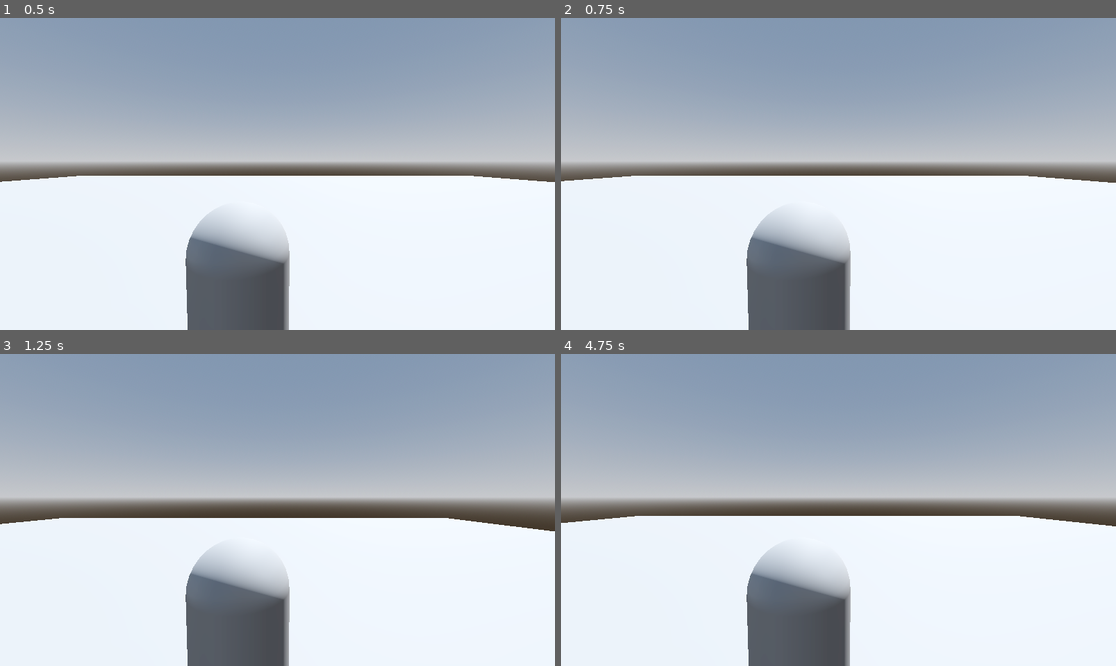
Above: before the commit, frames 1-4 (two rows, left to right).
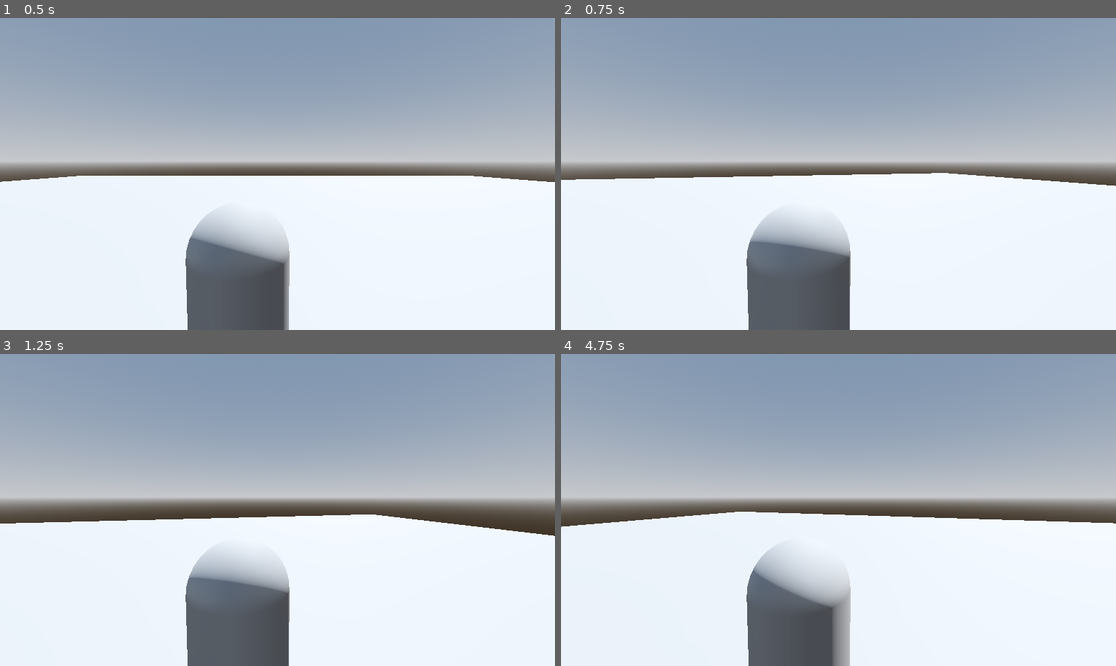
Above: after the commit, the same moments.

Repository: AlexanderMendivil/robo-rampage
Game: Godot game, scene res://levels/SandBox.tscn
Same seed, same stepped clock (60 frames per second), same inputs: the game is played once before the commit and once after it.
Inputs (mouse positions are in pixels of both pictures, inside the frame that each line leads up to):
- Up to frame 1 (0.5 s): no input
- Up to frame 2 (0.75 s): tap Enter at 0.5 s; move the mouse to (960, 158) at 0.52 s; hold D (move_right) from 0.53 s (still down)
- Up to frame 3 (1.25 s): keep holding D (move_right); tap Space (jump) at 0.77 s
- Up to frame 4 (4.75 s): move the mouse to (727, 525) at 1.27 s; release D (move_right) at 1.28 s; hold S (move_back) 1.28-2.03 s; tap Space (jump) at 1.52, 3.02, 3.77, 4.52 s; move the mouse to (894, 441) at 2.02 s; hold D (move_right) 2.03-2.78 s; move the mouse to (810, 572) at 2.77 s; hold W (move_forward) 2.78-3.53 s; move the mouse to (1005, 556) at 3.52 s; hold A (move_left) from 3.53 s (still down); tap Escape (ui_cancel) at 4.15 s; move the mouse to (672, 463) at 4.27 s

Frame 1 is identical in both runs. In frame 2, 1.1% of the frame differs, in the area x 0-100%, y 49-100%; in frame 3, 1.4%; in frame 4, 2.1%, in the area x 0-100%, y 50-100%.
Error after the commit: Invalid call. Nonexistent function 'is_action_just_pressed' in base 'InputEventKey'. (res://player/player.gd:37)

Commit message:
setting camera

Diff:
--- a/player/player.gd
+++ b/player/player.gd
@@ -6,19 +6,20 @@
 
 # Get the gravity from the project settings to be synced with RigidBody nodes.
 var gravity = ProjectSettings.get_setting("physics/3d/default_gravity")
+var mouse_motion := Vector2.ZERO
 
 
+func _ready():
+	Input.mouse_mode = Input.MOUSE_MODE_CAPTURED
+
 func _physics_process(delta):
-	# Add the gravity.
+	handle_camera_rotation()
 	if not is_on_floor():
 		velocity.y -= gravity * delta
 
-	# Handle Jump.
 	if Input.is_action_just_pressed("jump") and is_on_floor():
 		velocity.y = JUMP_VELOCITY
 
-	# Get the input direction and handle the movement/deceleration.
-	# As good practice, you should replace UI actions with custom gameplay actions.
 	var input_dir = Input.get_vector("move_left", "move_right", "move_forward", "move_back")
 	var direction = (transform.basis * Vector3(input_dir.x, 0, input_dir.y)).normalized()
 	if direction:
@@ -29,3 +30,13 @@
 		velocity.z = move_toward(velocity.z, 0, SPEED)
 
 	move_and_slide()
+
+func _input(event: InputEvent) -> void:
+	if event is InputEventMouseMotion && Input.mouse_mode == Input.MOUSE_MODE_CAPTURED:
+		mouse_motion = -event.relative * 0.001
+	if event.is_action_just_pressed("ui_cancel"):
+		Input.mouse_mode = Input.MOUSE_MODE_VISIBLE
+
+func handle_camera_rotation() -> void:
+	rotate_y(mouse_motion.x)
+	mouse_motion = Vector2.ZERO
